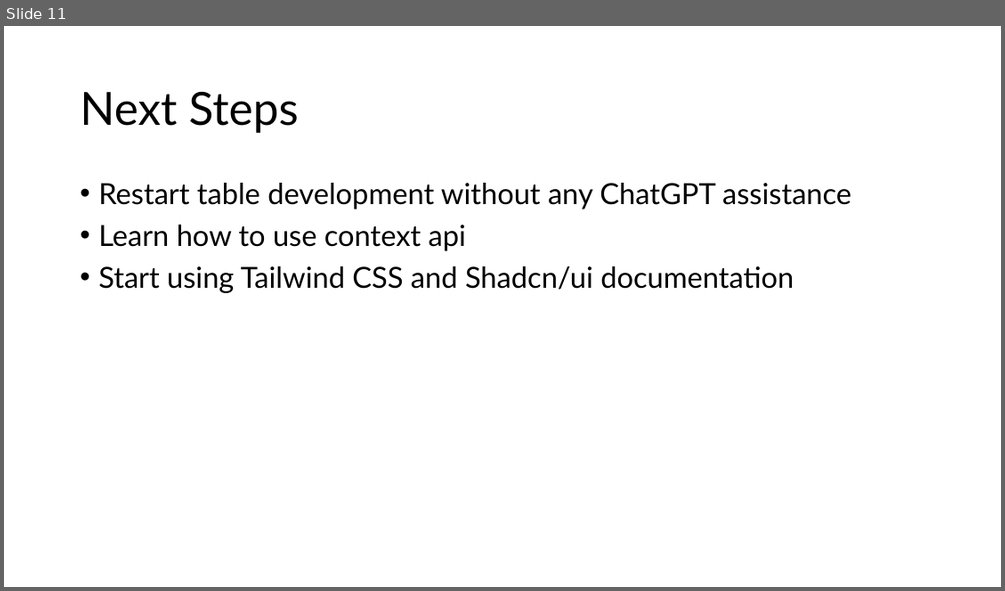
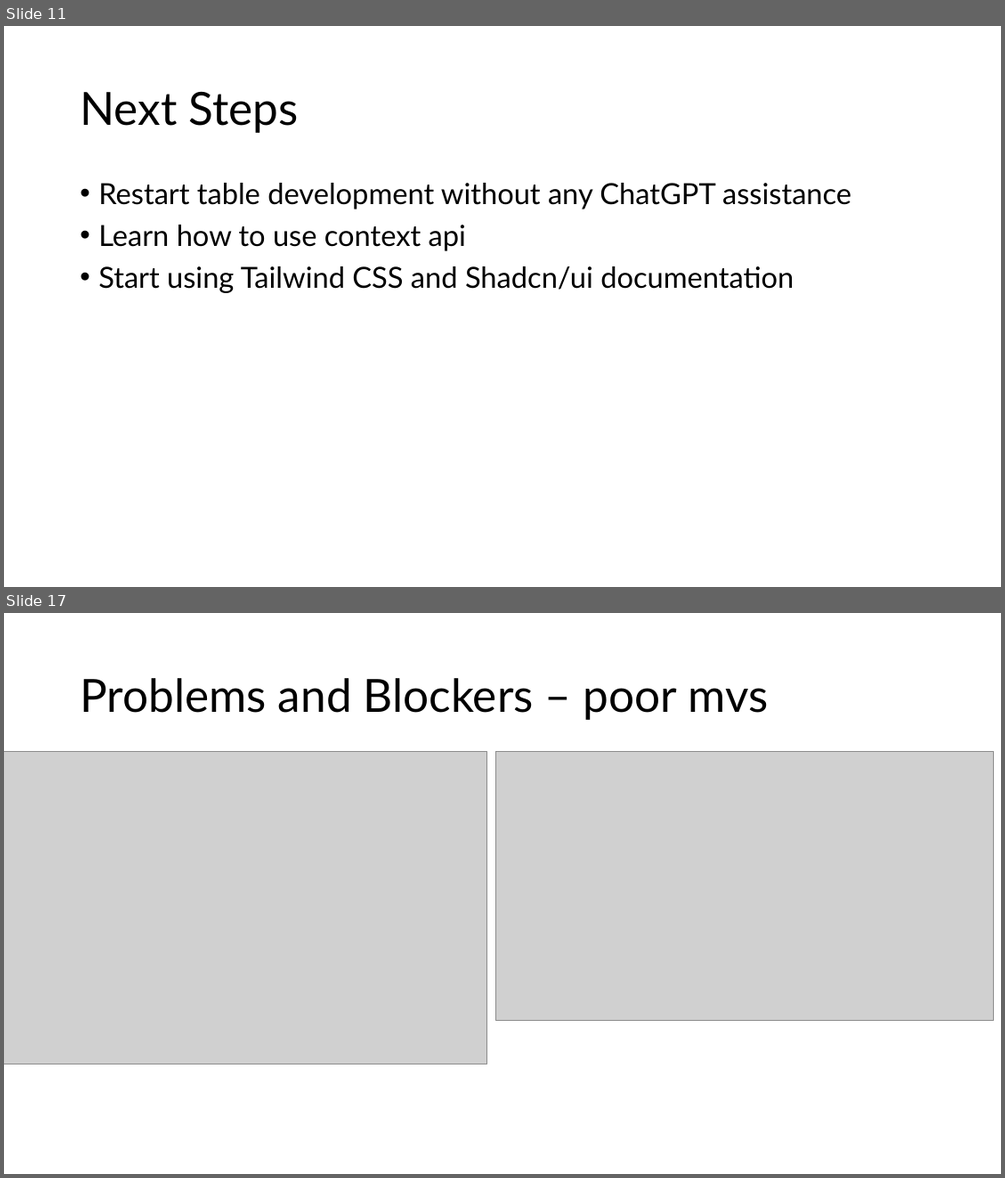
Before and after one commit to GregT7/PlanGauge, a slide deck: project_journal/standup/sprint3_standup.pptx. Shown one above the other, each under a label of ours: slide 11 before the commit, slides 11 and 17 after it; the slides between them are not shown. The pictures are 1005x591 and 1005x1178 pixels, drawn with LibreOffice and Linux fonts; fonts in the diff are those of the drawing; grey boxes stand for pictures. Boxes give left, top, right and bottom in pixels: in the first picture for what was removed or moved away, otherwise in the second. Text is boxed around its words. In the diff, an @@ line names an element or a change of style, - is before the commit and + after.

```diff
--- a/project_journal/standup/sprint3_standup.pptx
+++ b/project_journal/standup/sprint3_standup.pptx
@@ slide 17 added at (4, 613, 1001, 1174), background #FFFFFF @@
@@ title added at (80, 678, 769, 720), 44 pt, text #000000 @@
+Problems and Blockers – poor mvs
@@ picture added at (4, 751, 487, 1064) @@
@@ picture added at (496, 751, 994, 1020) @@
```
Also in this commit, not shown: 2 slides changed, 8 other slides added, 21 other files.
